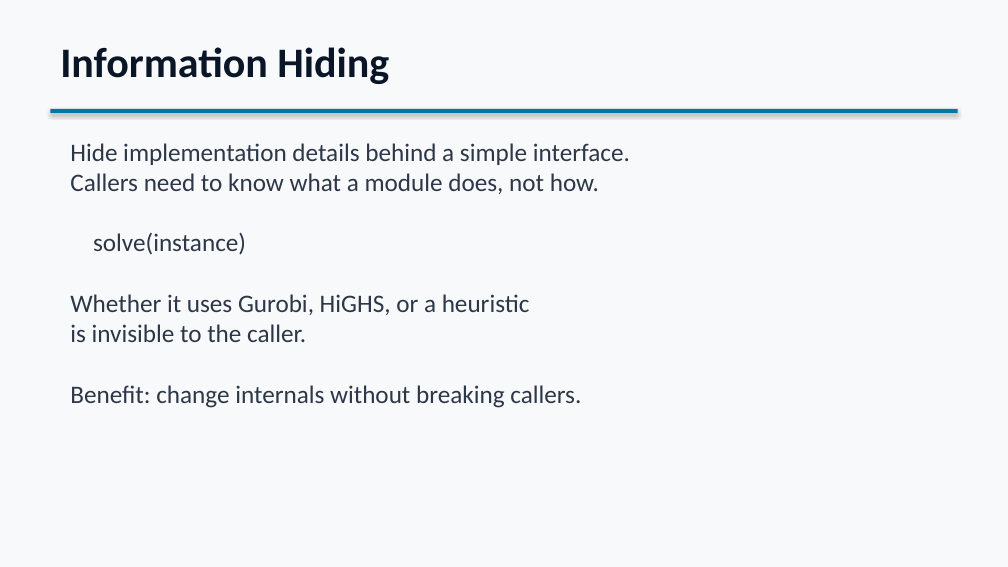
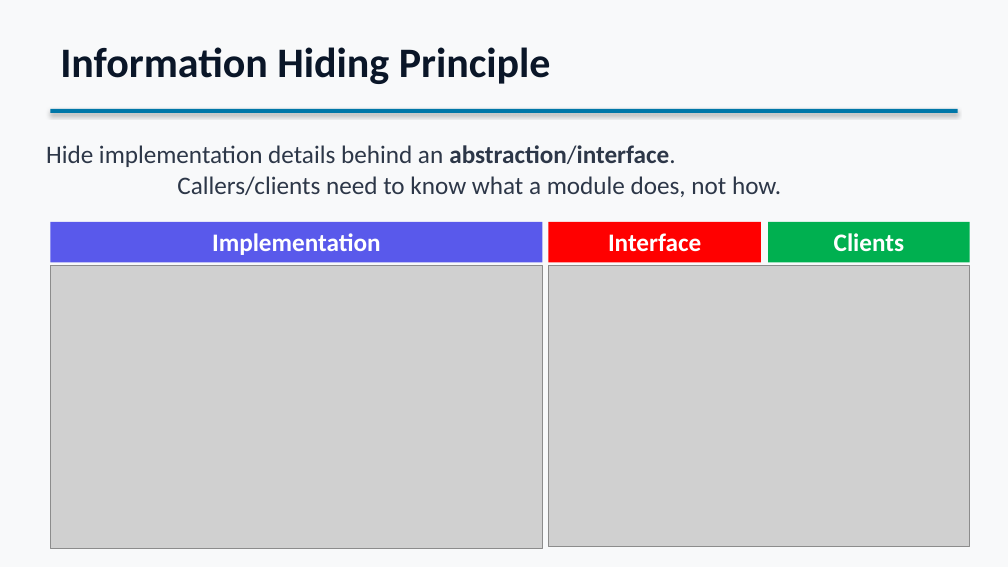
Before and after one commit to sefop/sefop-training-hub, a slide deck: slide 34 of workshops/2026-06-29-purdue/Purdue_Workshop.pptx (slide 27 before the commit). Drawn at 1008x567 pixels with LibreOffice and Linux fonts; fonts in the diff are those of the drawing; grey boxes stand for pictures. Boxes give left, top, right and bottom in pixels: in the first picture for what was removed or moved away, otherwise in the second. Text is boxed around its words. In the diff, an @@ line names an element or a change of style, - is before the commit and + after.

Commit message:
update ppt

```diff
--- a/workshops/2026-06-29-purdue/Purdue_Workshop.pptx
+++ b/workshops/2026-06-29-purdue/Purdue_Workshop.pptx
@@ text at bbox=[60, 47, 551, 84]: text changed @@
-Information Hiding
+Information Hiding Principle
@@ text at bbox=[46, 145, 781, 197]: text changed @@
-Hide implementation details behind a simple interface.
-Callers need to know what a module does, not how.
-solve(instance)
-Whether it uses Gurobi, HiGHS, or a heuristic
-is invisible to the caller.
-Benefit: change internals without breaking callers.
+Hide implementation details behind an abstraction/interface.
+Callers/clients need to know what a module does, not how.
@@ rectangle added at bbox=[50, 222, 542, 262], fill #5959EB, 18 pt, text #FFFFFF, bold @@
+Implementation
@@ rectangle added at bbox=[548, 222, 761, 262], fill #FF0000, 18 pt, text #FFFFFF, bold @@
+Interface
@@ rectangle added at bbox=[768, 222, 970, 262], fill #00B050, 18 pt, text #FFFFFF, bold @@
+Clients
@@ picture added at bbox=[50, 266, 542, 549] @@
@@ picture added at bbox=[548, 266, 970, 547] @@
```
Also in this commit, not shown: 6 other slides changed, 12 slides added, 5 slides removed.
